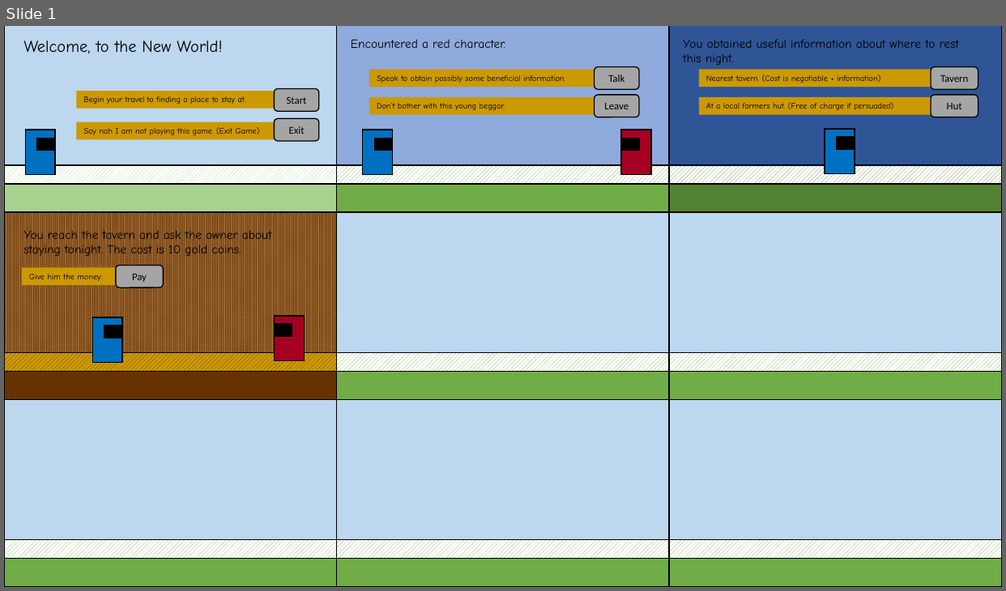
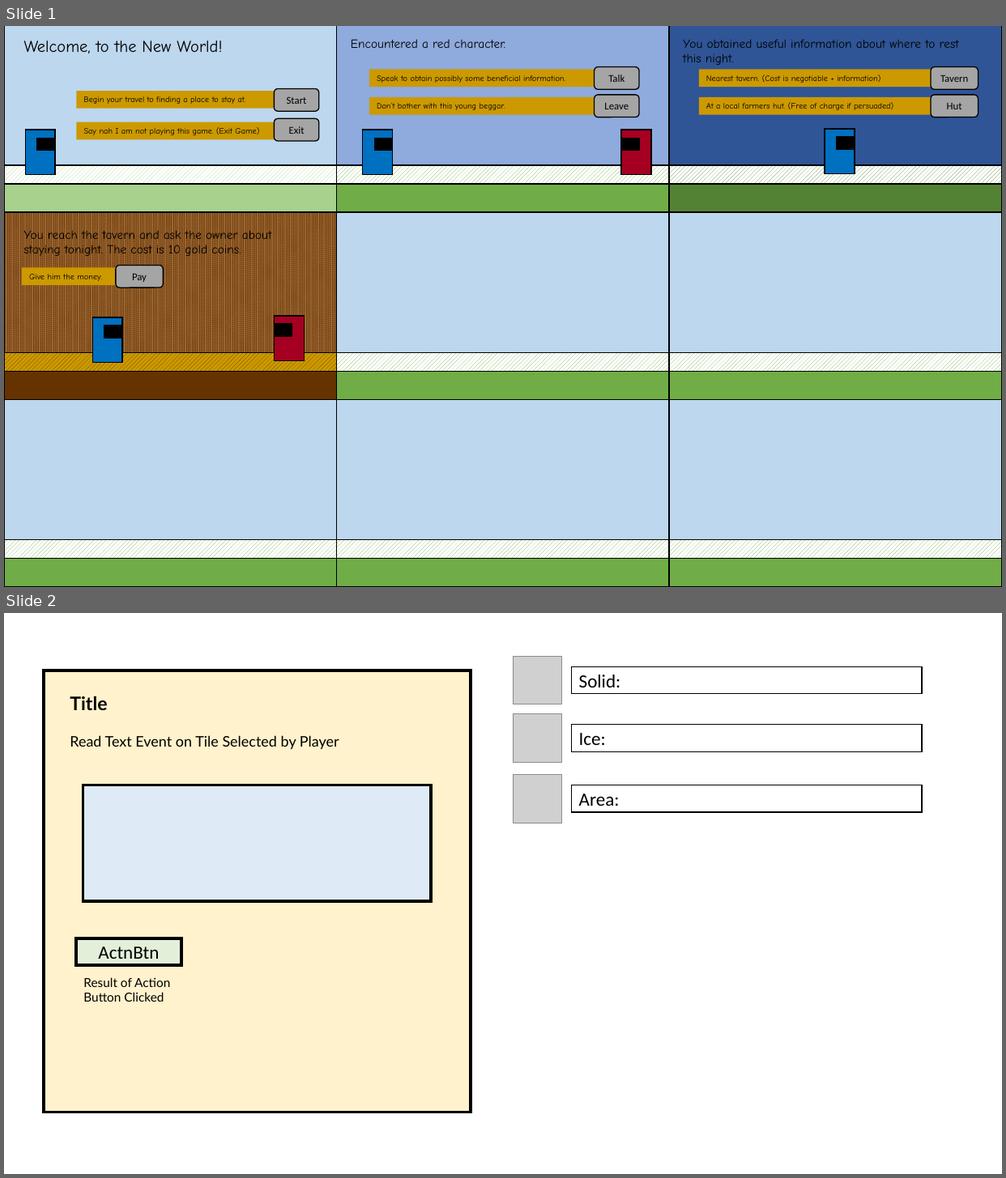
Before and after one commit to SJohnmith/Game-for-VimJam-3, a slide deck: gameJamName/gameJamName - Image Files/gameJamName - Image Initializer.pptx. Shown one above the other, each under a label of ours: slide 1 before the commit, slides 1 and 2 after it. The pictures are 1006x591 and 1006x1178 pixels, drawn with LibreOffice and Linux fonts; fonts in the diff are those of the drawing; grey boxes stand for pictures. Boxes give left, top, right and bottom in pixels: in the first picture for what was removed or moved away, otherwise in the second. Text is boxed around its words. In the diff, an @@ line names an element or a change of style, - is before the commit and + after.

```diff
--- a/gameJamName/gameJamName - Image Files/gameJamName - Image Initializer.pptx
+++ b/gameJamName/gameJamName - Image Files/gameJamName - Image Initializer.pptx
@@ slide 2 added at [4, 613, 1002, 1174], background #FFFFFF @@
@@ picture added at [513, 657, 562, 705] @@
@@ rectangle added at [44, 671, 471, 1112], fill #FFF2CC, outline #000000 3 pt @@
@@ rectangle added at [572, 667, 922, 694], outline #000000 1 pt, 18 pt, text #000000 @@
+Solid:
@@ text added at [70, 696, 339, 749], 14 pt, text #000000 @@
+Title
+Read Text Event on Tile Selected by Player
@@ picture added at [513, 714, 562, 763] @@
@@ rectangle added at [572, 725, 922, 752], outline #000000 1 pt, 18 pt, text #000000 @@
+Ice:
@@ picture added at [513, 775, 562, 824] @@
@@ rectangle added at [83, 786, 432, 901], fill #DEEBF7, outline #000000 3 pt @@
@@ rectangle added at [572, 786, 922, 812], outline #000000 1 pt, 18 pt, text #000000 @@
+Area:
@@ rectangle added at [77, 939, 181, 965], fill #E2F0D9, outline #000000 3 pt, 18 pt, text #000000 @@
+ActnBtn
@@ text added at [83, 977, 170, 1002], 12 pt, text #000000 @@
+Result of Action Button Clicked
```
Also in this commit, not shown: 1 other slide added, 12 other files.
